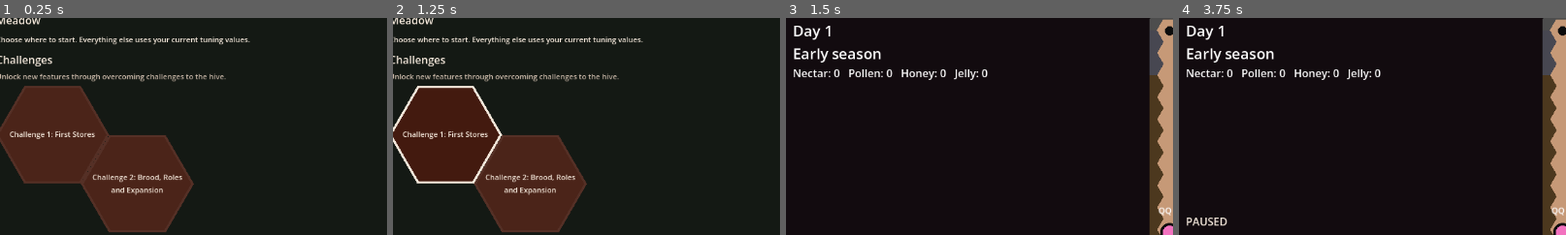
Above: before the commit, frames 1-4 (left to right).
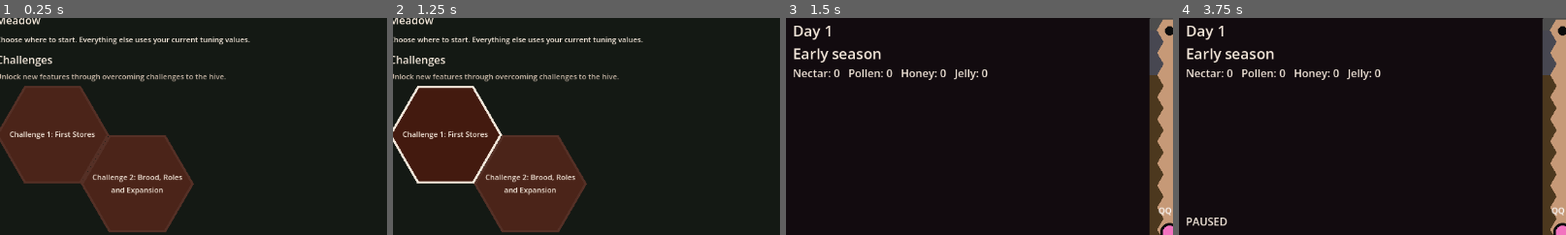
Above: after the commit, the same moments.

Repository: wonderburg7/meadow
Game: Godot game, scene res://scenes/Main.tscn
Same seed, same stepped clock (60 frames per second), same inputs: the game is played once before the commit and once after it.
Inputs (mouse positions are % of the whole screen's width and height, from its top left):
- Up to frame 1 (0.25 s): no input
- Up to frame 2 (1.25 s): click (7, 28) at 0.52 s
- Up to frame 3 (1.5 s): click "Start" at 1.25 s
- Up to frame 4 (3.75 s): click "⚙" at 2 s; click "Restart Run" at 2.75 s; click "❚❚" at 3.5 s
The pictures show only the part of the screen within x 1-50%, y 1-51%; the shares and areas given below are measured in that part.

Frames 1-2 are identical in both runs. In frame 3, 0.7% of the frame differs, in the area x 2-52%, y 3-29%; in frame 4, 0.7%.

Commit message:
Make the top-left corner readouts follow the chosen typeface
corner_column hung off the CanvasLayer with no theme, so its labels
always drew in Godot's built-in default font no matter what the
Typeface setting said. Give it the shared UiTheme resource, same as
every other panel.

Diff:
--- a/scripts/hud.gd
+++ b/scripts/hud.gd
@@ -454,6 +454,13 @@
 	corner_column = VBoxContainer.new()
 	corner_column.position = Vector2(16, 12)
 	corner_column.add_theme_constant_override("separation", 2)
+	# CanvasLayer (self) isn't a Control, so nothing above this in the
+	# tree carries a theme for it to inherit -- without this, the corner
+	# readouts always draw in Godot's built-in default font regardless
+	# of Session.ui_typeface. UiTheme.build_theme() returns the one
+	# shared, live-mutated Theme resource, so this stays in sync with
+	# every other panel's typeface/colour/scale without a refresh call.
+	corner_column.theme = UiTheme.build_theme()
 	add_child(corner_column)
 
 	perf_plot = PerfPlot.new()
Not shown, changed: FUNCTION_MAP.md
